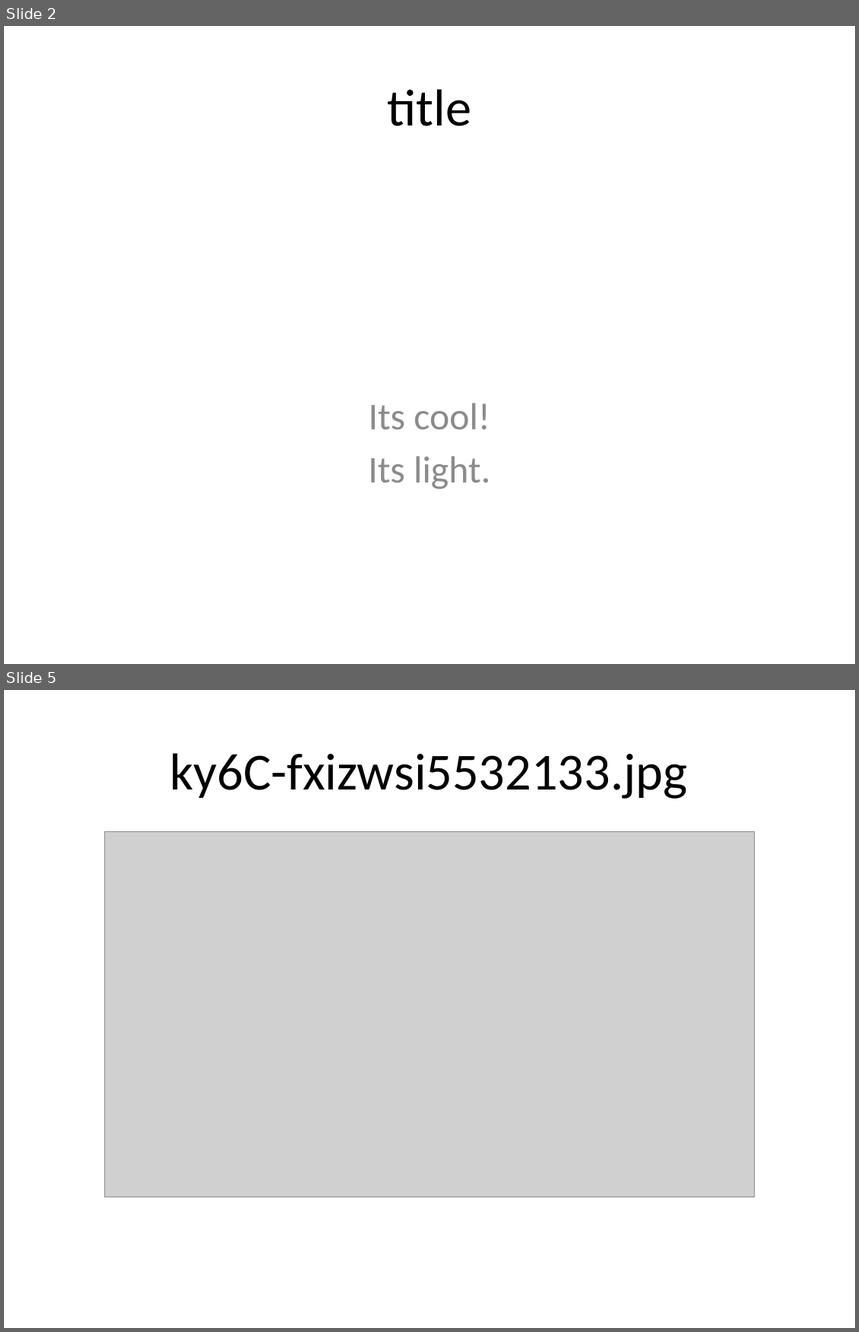
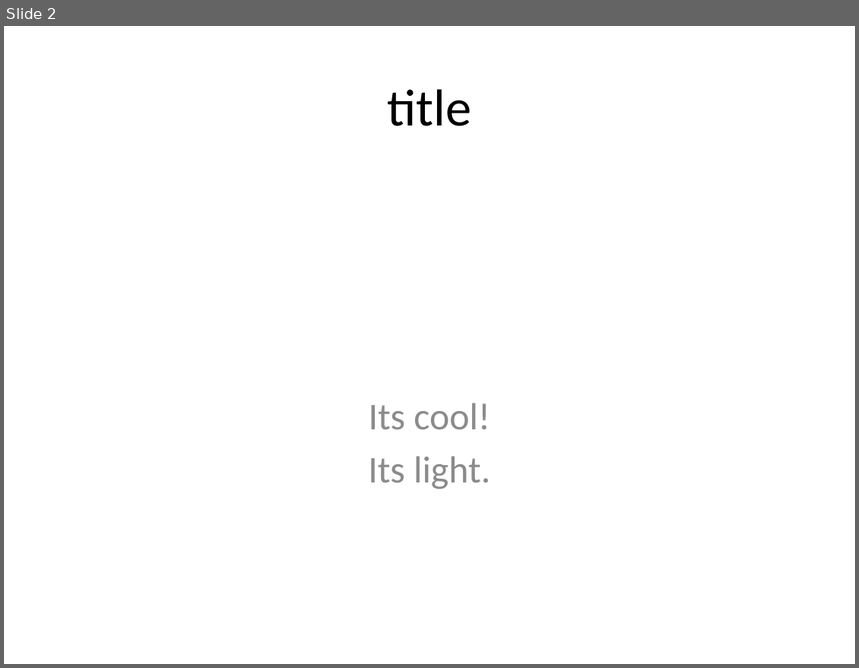
Before and after one commit to kc-train/img-to-pdf-service, a slide deck: sample.pptx. Shown one above the other, each under a label of ours: slides 2 and 5 before the commit, slide 2 after it; the slides between them are not shown. The pictures are 859x1332 and 859x668 pixels, drawn with LibreOffice and Linux fonts; fonts in the diff are those of the drawing; grey boxes stand for pictures. Boxes give left, top, right and bottom in pixels: in the first picture for what was removed or moved away, otherwise in the second. Text is boxed around its words. In the diff, an @@ line names an element or a change of style, - is before the commit and + after.

```diff
--- a/sample.pptx
+++ b/sample.pptx
@@ slide 5 removed at <box>4,690,855,1328</box>, background #FFFFFF @@
@@ title removed at <box>170,753,688,799</box> @@
-ky6C-fxizwsi5532133.jpg
@@ picture removed at <box>104,832,755,1198</box> @@
```
Also in this commit, not shown: 3 slides added, 2 other slides removed, 48 other files.
